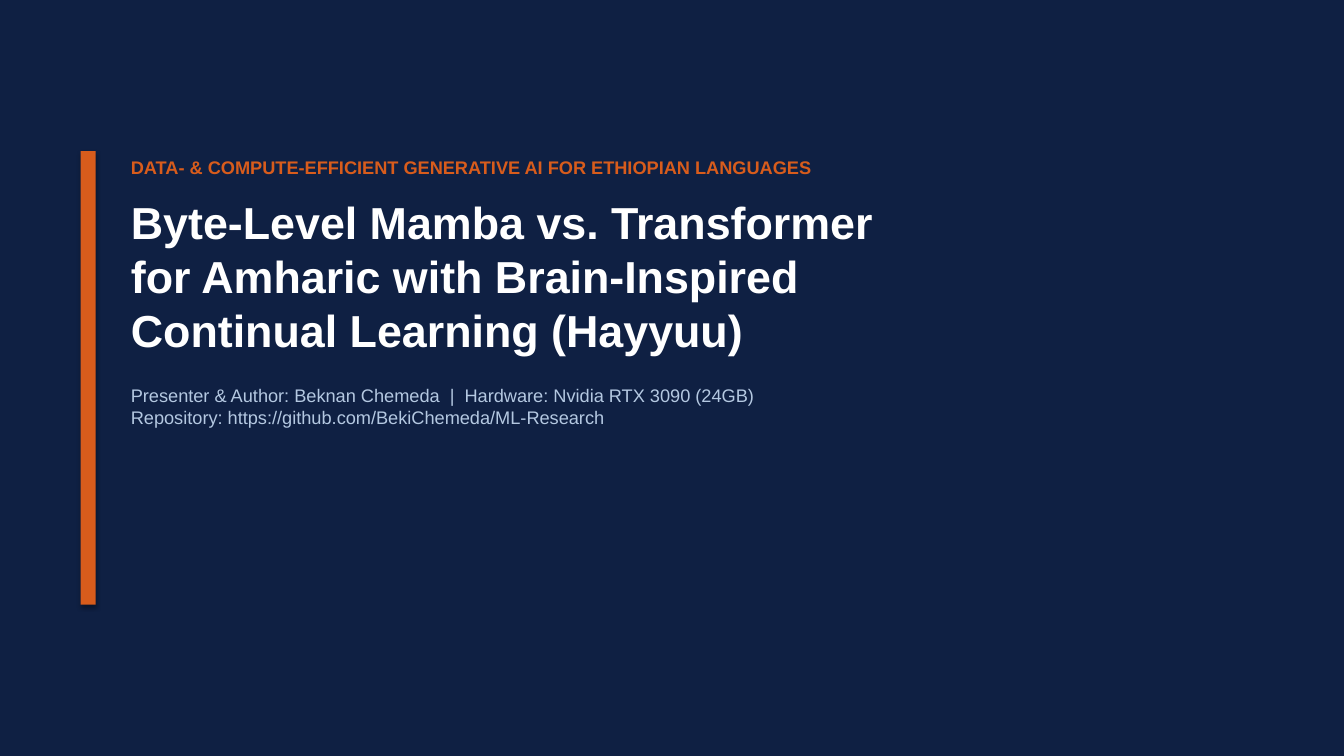
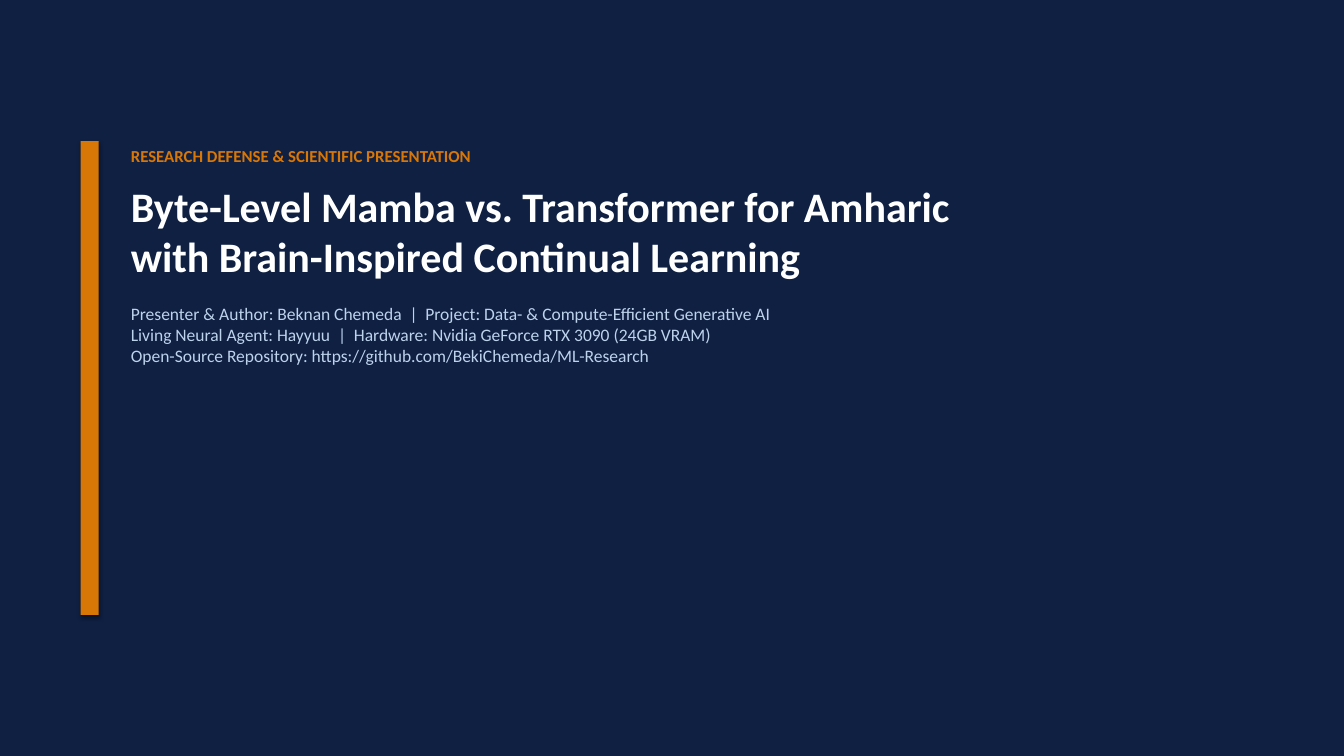
Before and after one commit to BekiChemeda/ML-Research, a slide deck: slide 1 of AMHARIC_MAMBA_PRESENTATION.pptx. Drawn at 1344x756 pixels with LibreOffice and Linux fonts; fonts in the diff are those of the drawing. Boxes give left, top, right and bottom in pixels: in the first picture for what was removed or moved away, otherwise in the second. Text is boxed around its words. In the diff, an @@ line names an element or a change of style, - is before the commit and + after.

Commit message:
Expand presentation slide deck to professional 31-slide conference & defense format

```diff
--- a/AMHARIC_MAMBA_PRESENTATION.pptx
+++ b/AMHARIC_MAMBA_PRESENTATION.pptx
@@ rectangle: place and size @@
-rectangle at box(81, 151, 96, 605)
+rectangle at box(81, 141, 99, 615)
@@ rectangle at box(81, 141, 99, 615): fill #D85C1C to #D97706 @@
@@ text at box(131, 151, 950, 365): text changed; size 13 to 12.5 pt; font Arial to Calibri; text colour #B4C8E1 to #BED2EB; bold off @@
-DATA- & COMPUTE-EFFICIENT GENERATIVE AI FOR ETHIOPIAN LANGUAGES
-Byte-Level Mamba vs. Transformer
-for Amharic with Brain-Inspired
-Continual Learning (Hayyuu)
-Presenter & Author: Beknan Chemeda | Hardware: Nvidia RTX 3090 (24GB)
-Repository: https://github.com/BekiChemeda/ML-Research
+RESEARCH DEFENSE & SCIENTIFIC PRESENTATION
+Byte-Level Mamba vs. Transformer for Amharic
+with Brain-Inspired Continual Learning
+Presenter & Author: Beknan Chemeda | Project: Data- & Compute-Efficient Generative AI
+Living Neural Agent: Hayyuu | Hardware: Nvidia GeForce RTX 3090 (24GB VRAM)
+Open-Source Repository: https://github.com/BekiChemeda/ML-Research
```
Also in this commit, not shown: 5 other slides changed, 25 slides added, 6 slides removed, 1 other file.
